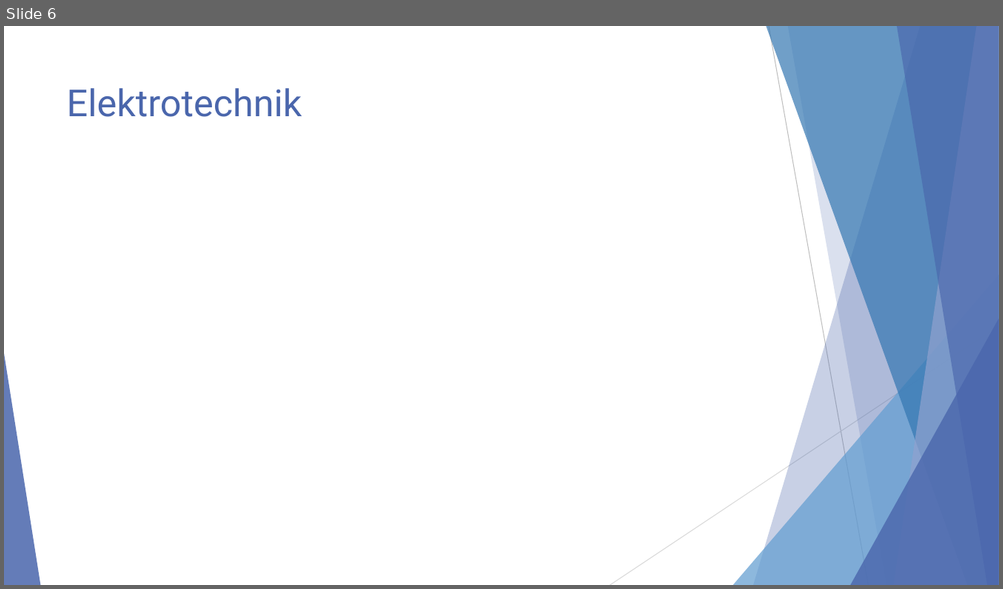
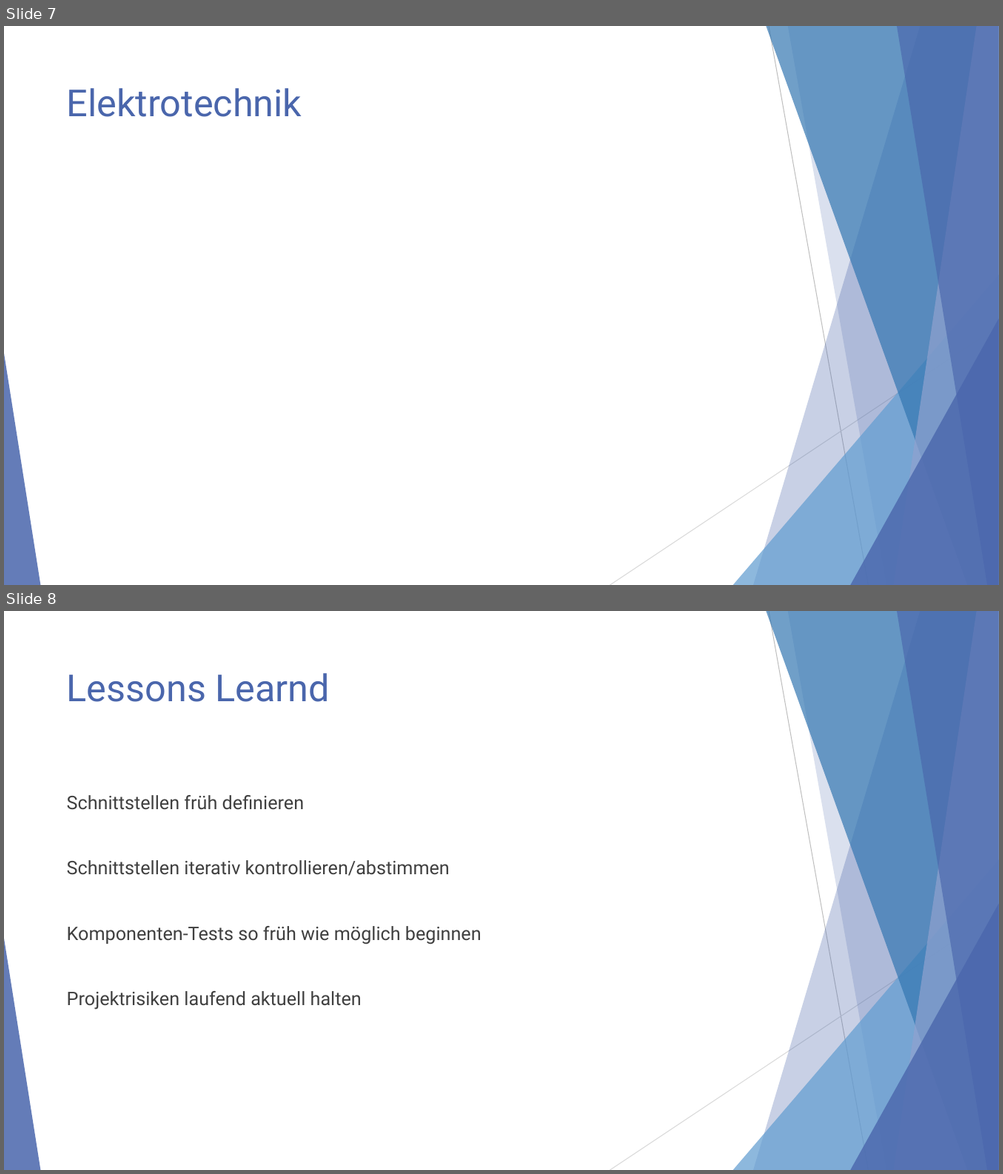
Before and after one commit to accefa/pren2, a slide deck: fig/Präsentation.pptx. Shown one above the other, each under a label of ours: slide 6 before the commit, slides 7 and 8 after it. The pictures are 1003x589 and 1003x1174 pixels, drawn with LibreOffice and Linux fonts; fonts in the diff are those of the drawing. Boxes give left, top, right and bottom in pixels: in the first picture for what was removed or moved away, otherwise in the second. Text is boxed around its words. In the diff, an @@ line names an element or a change of style, - is before the commit and + after.

```diff
--- a/fig/Präsentation.pptx
+++ b/fig/Präsentation.pptx
@@ slide 8 added at (4,611,999,1170), background #FFFFFF; not listed: 10 template elements that a slide beside it also shows @@
@@ title added at (67,673,330,702), 36 pt, text #4A66AC @@
+Lessons Learnd
@@ text added at (67,795,481,1010), 18 pt, text #404040 @@
+Schnittstellen früh definieren
+Schnittstellen iterativ kontrollieren/abstimmen
+Komponenten-Tests so früh wie möglich beginnen
+Projektrisiken laufend aktuell halten
@@ what was slide 6 is now slide 7 @@
```
Also in this commit, not shown: 1 slide changed, 2 other slides added, 2 slides removed.
